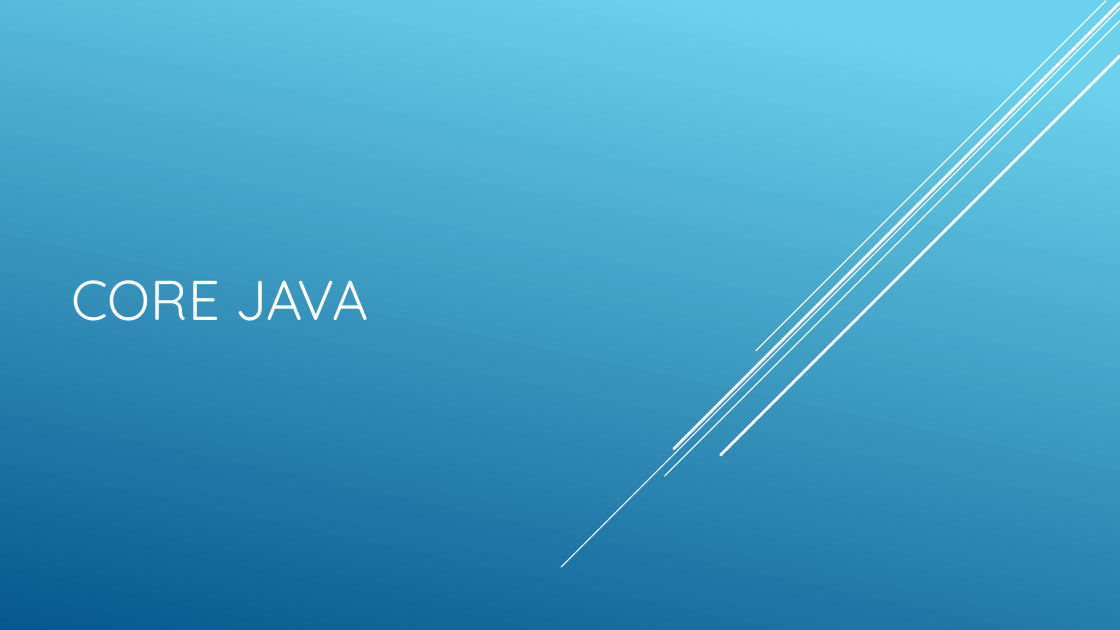
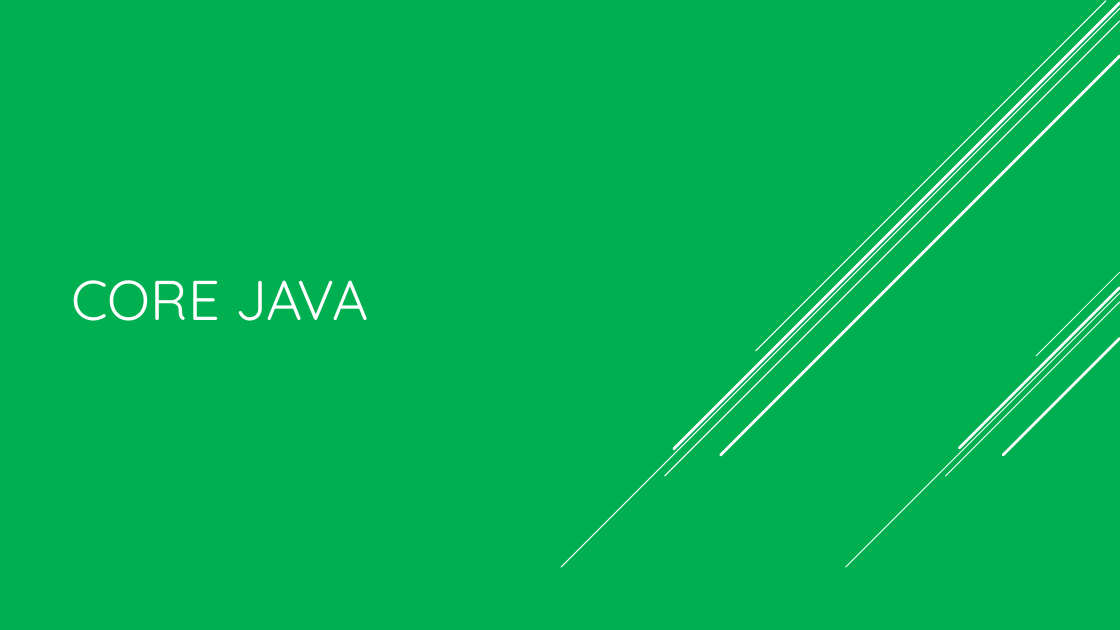
Before and after one commit to VeerababuK/Core-Java, a slide deck: slide 1 of Core java.pptx. Drawn at 1120x630 pixels with LibreOffice and Linux fonts; fonts in the diff are those of the drawing. Boxes give left, top, right and bottom in pixels: in the first picture for what was removed or moved away, otherwise in the second. Text is boxed around its words. In the diff, an @@ line names an element or a change of style, - is before the commit and + after.

```diff
--- a/Core java.pptx
+++ b/Core java.pptx
@@ background gradient #6ED2EB to #06588E to #00B050 @@
@@ group added at bbox=[846, 272, 1120, 567]: 5 lines @@
```
Also in this commit, not shown: 32 other slides changed, 27 slides added.
